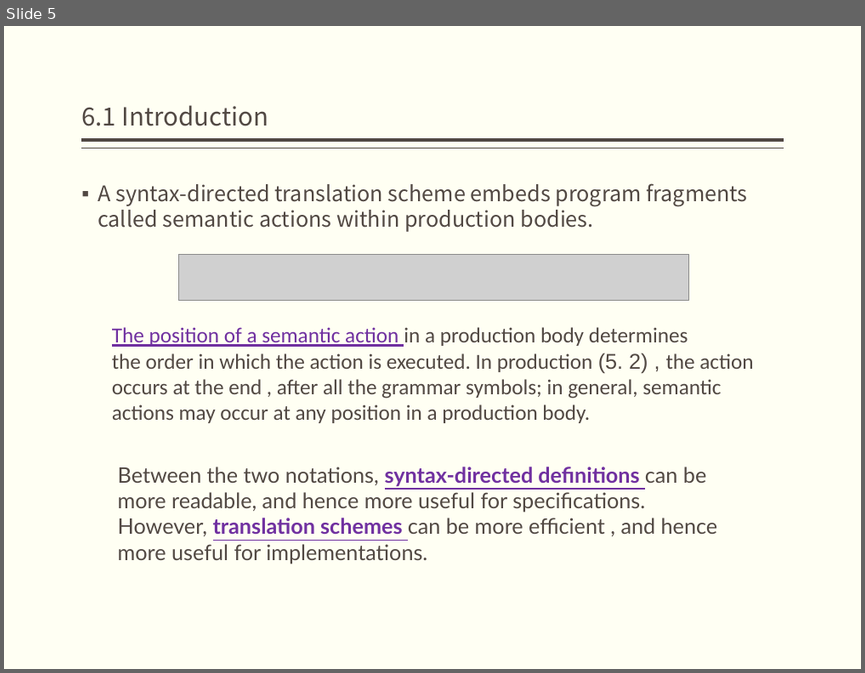
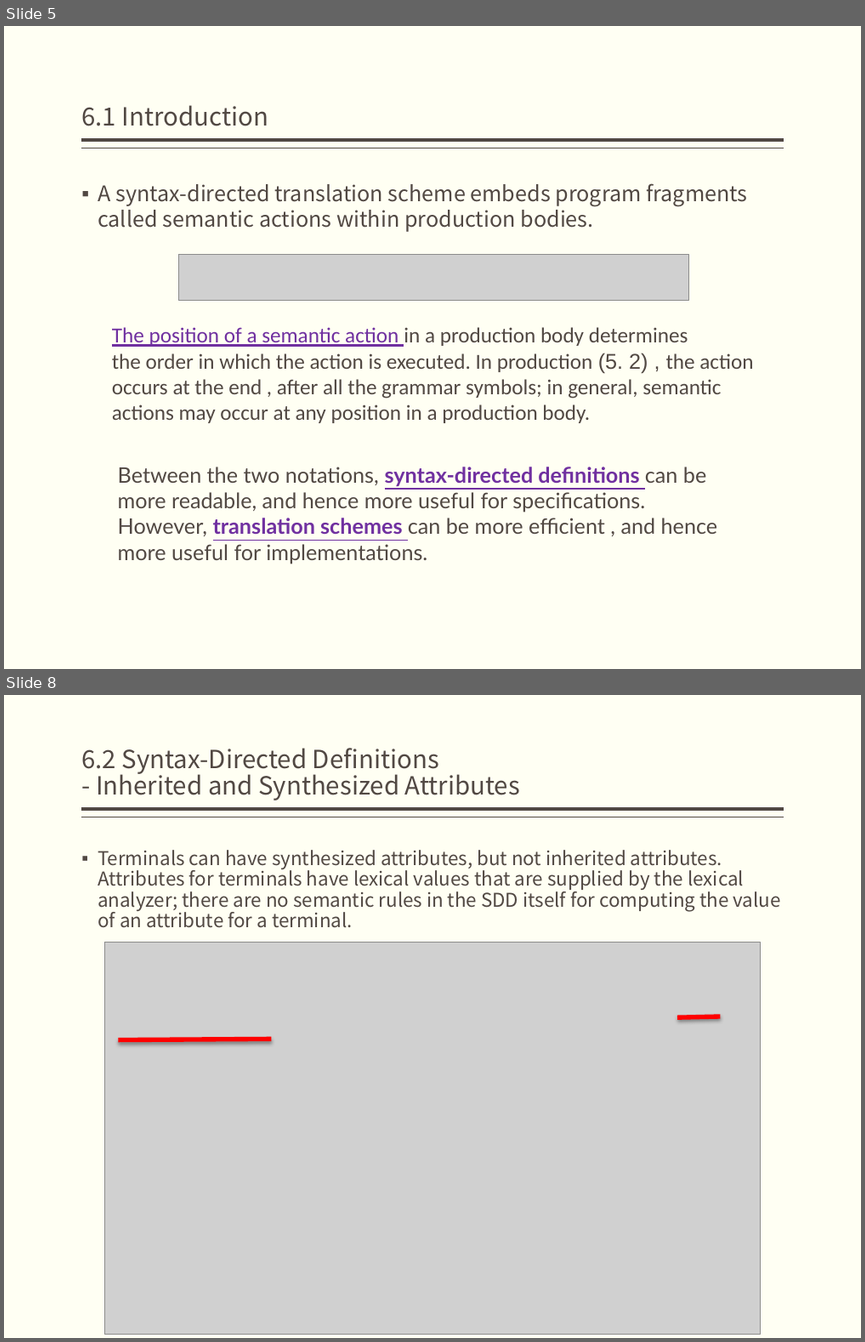
Before and after one commit to bonkboykz/jz81.github.io, a slide deck: course/compiler/LectureNotes/(Spring2017)Lecture6.pptx. Shown one above the other, each under a label of ours: slide 5 before the commit, slides 5 and 8 after it; the slides between them are not shown. The pictures are 865x673 and 865x1342 pixels, drawn with LibreOffice and Linux fonts; fonts in the diff are those of the drawing; grey boxes stand for pictures. Boxes give left, top, right and bottom in pixels: in the first picture for what was removed or moved away, otherwise in the second. Text is boxed around its words. In the diff, an @@ line names an element or a change of style, - is before the commit and + after.

```diff
--- a/course/compiler/LectureNotes/(Spring2017)Lecture6.pptx
+++ b/course/compiler/LectureNotes/(Spring2017)Lecture6.pptx
@@ slide 8 added at (x1=4, y1=695, x2=861, y2=1338), background #FFFFF3; not listed: 2 template elements that a slide beside it also shows @@
@@ title added at (x1=81, y1=748, x2=520, y2=800), 21 pt, text #514843 @@
+6.2 Syntax-Directed Definitions
+- Inherited and Synthesized Attributes
@@ text added at (x1=98, y1=850, x2=781, y2=928), 16 pt, text #514843 @@
+▪ Terminals can have synthesized attributes, but not inherited attributes. Attributes for terminals have lexical values that are supplied by the lexical analyzer; there are no semantic rules in the SDD itself for computing the value of an attribute for a terminal.
@@ picture added at (x1=104, y1=941, x2=760, y2=1333) @@
@@ line added from (677, 1017) to (721, 1016), #FF0000 3.82 pt @@
@@ line added from (118, 1039) to (271, 1038), #FF0000 3.82 pt @@
```
Also in this commit, not shown: 2 slides changed, 13 other slides added.
